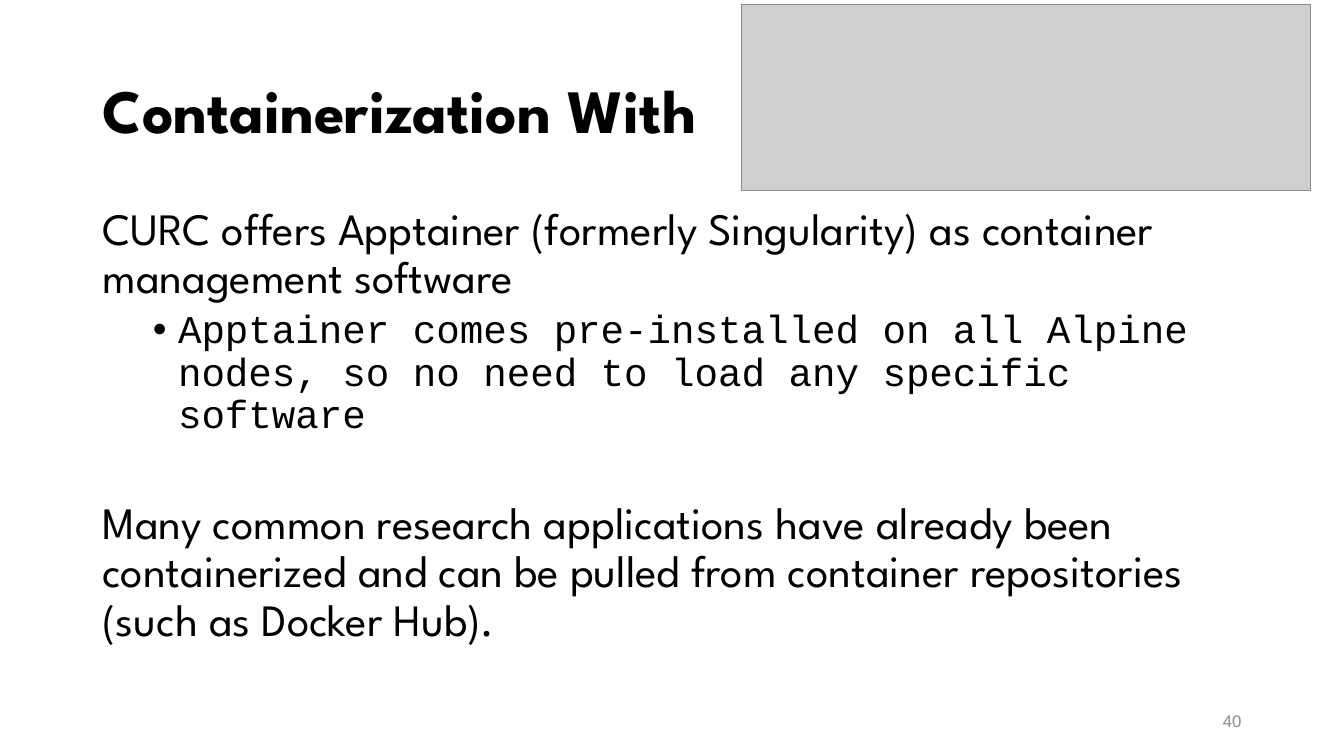
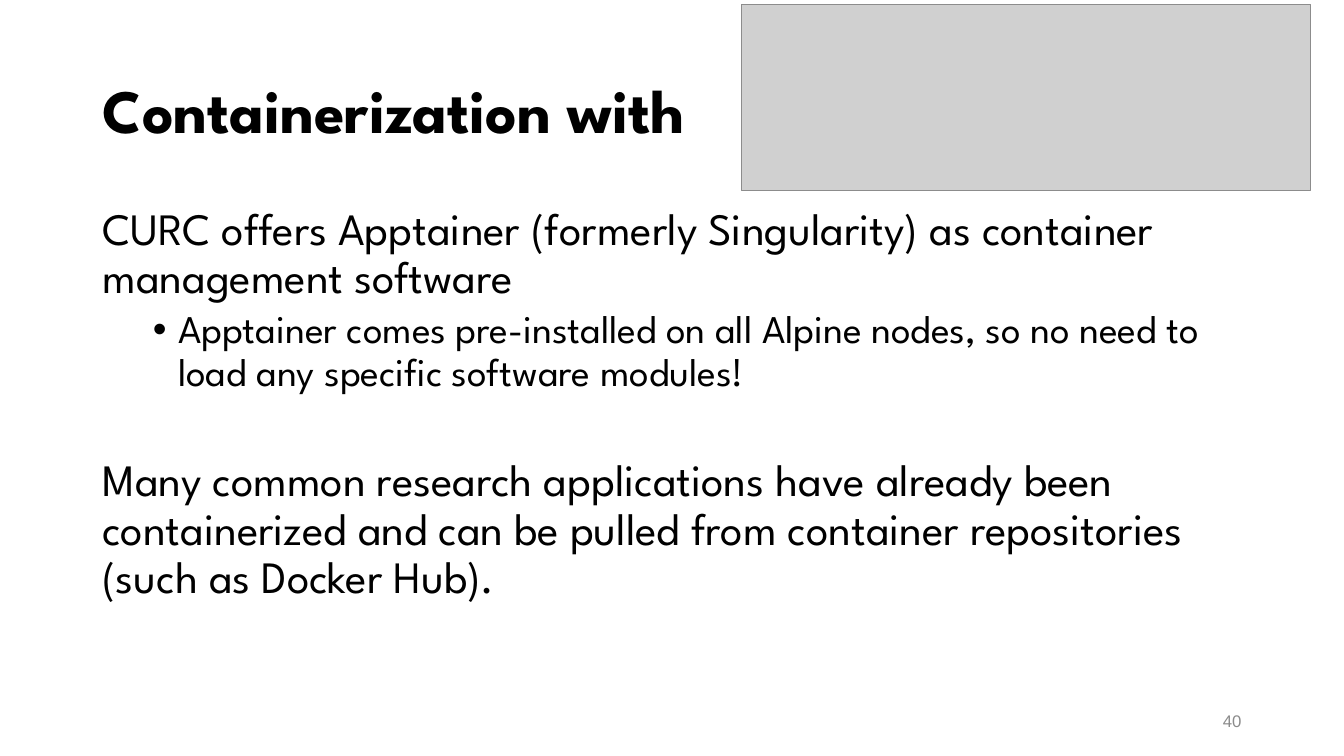
Before and after one commit to mohalkh5/hpc_fundamentals_micro_credential, a slide deck: slide 40 of installing_software/installing_software.pptx. Drawn at 1344x756 pixels with LibreOffice and Linux fonts; fonts in the diff are those of the drawing; grey boxes stand for pictures; background and template pictures are left out. Boxes give left, top, right and bottom in pixels: in the first picture for what was removed or moved away, otherwise in the second. Text is boxed around its words. In the diff, an @@ line names an element or a change of style, - is before the commit and + after.

```diff
--- a/installing_software/installing_software.pptx
+++ b/installing_software/installing_software.pptx
@@ title at box(102, 71, 975, 151): text changed @@
-Containerization With
+Containerization with Apptainer
@@ text at box(178, 316, 1199, 394): text changed; font Courier New to League Spartan @@
-  • Apptainer comes pre-installed on all Alpine nodes, so no need to load any specific software
+  • Apptainer comes pre-installed on all Alpine nodes, so no need to load any specific software modules!
```
Also in this commit, not shown: 28 other slides changed, 1 other file.
